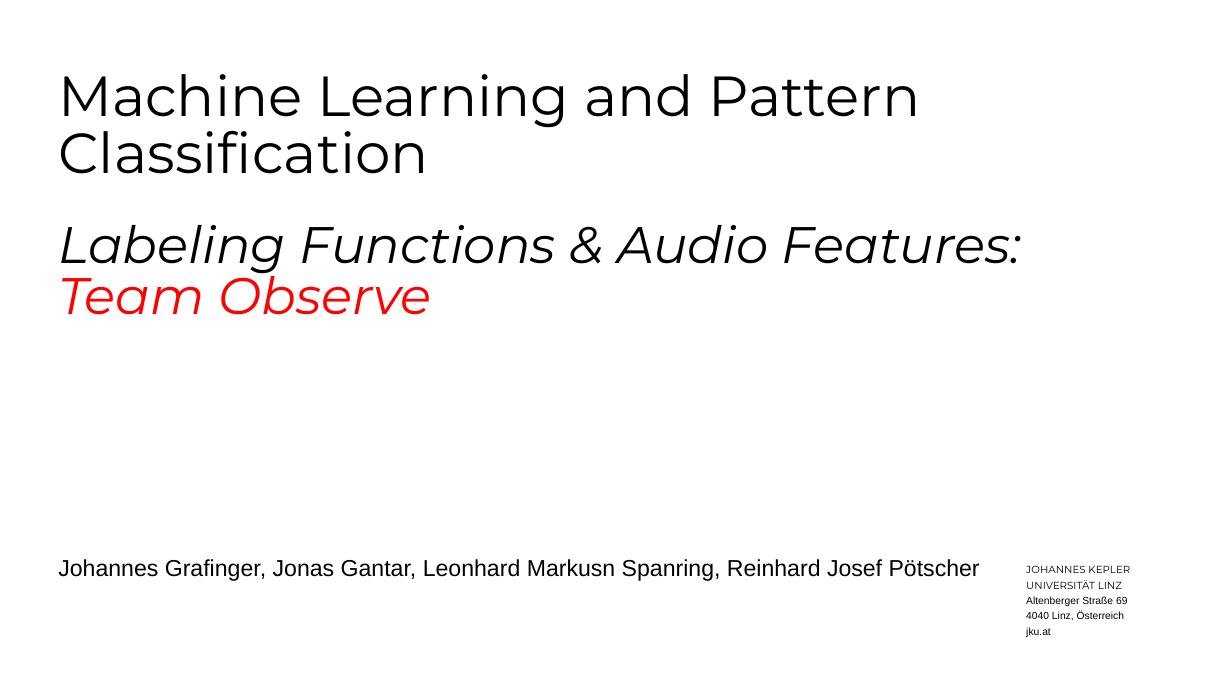
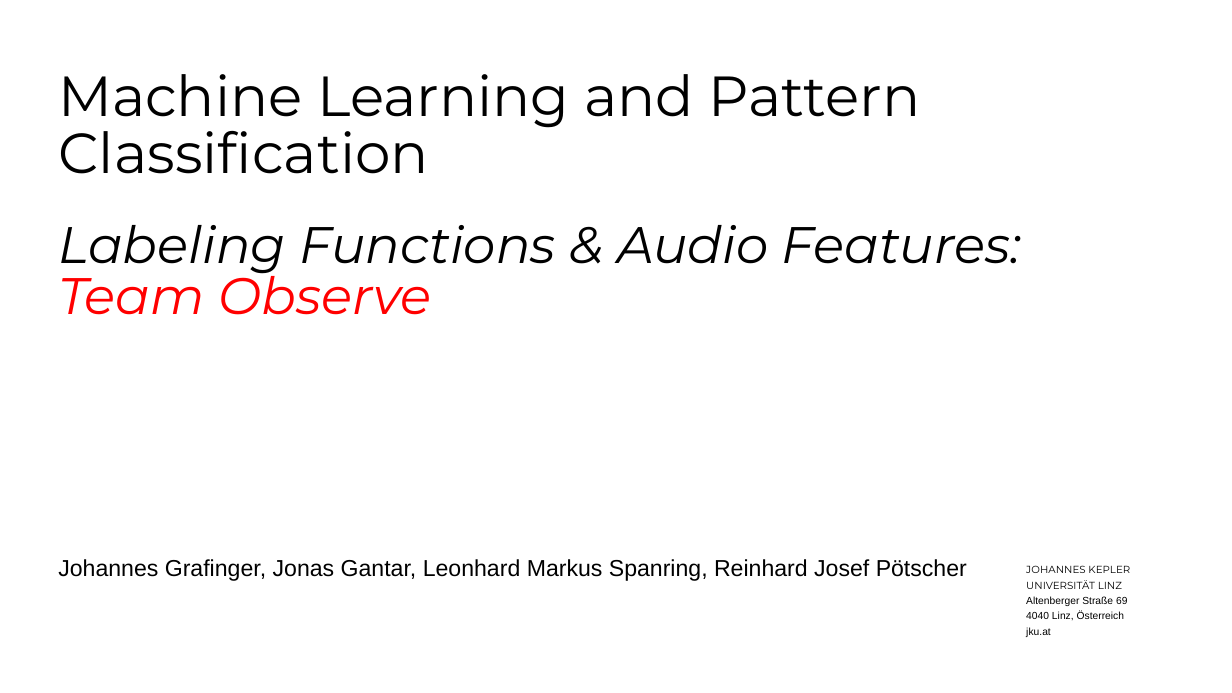
Before and after one commit to TJonasT/Project-MLCP-JKU-2025S, a slide deck: slide 1 of 3_classification/MLPC2025_team-observe_task-03-classification_presentation.pptx. Drawn at 1232x693 pixels with LibreOffice and Linux fonts; fonts in the diff are those of the drawing; background and template pictures are left out. Boxes give left, top, right and bottom in pixels: in the first picture for what was removed or moved away, otherwise in the second. Text is boxed around its words. In the diff, an @@ line names an element or a change of style, - is before the commit and + after.

Commit message:
Uploaded presentation .pptx and .pdf

```diff
--- a/3_classification/MLPC2025_team-observe_task-03-classification_presentation.pptx
+++ b/3_classification/MLPC2025_team-observe_task-03-classification_presentation.pptx
@@ subtitle at (x1=58, y1=559, x2=967, y2=581): text changed @@
-Johannes Grafinger, Jonas Gantar, Leonhard Markusn Spanring, Reinhard Josef Pötscher
+Johannes Grafinger, Jonas Gantar, Leonhard Markus Spanring, Reinhard Josef Pötscher
```
Also in this commit, not shown: 4 slides added, 4 slides removed, 1 other file.
